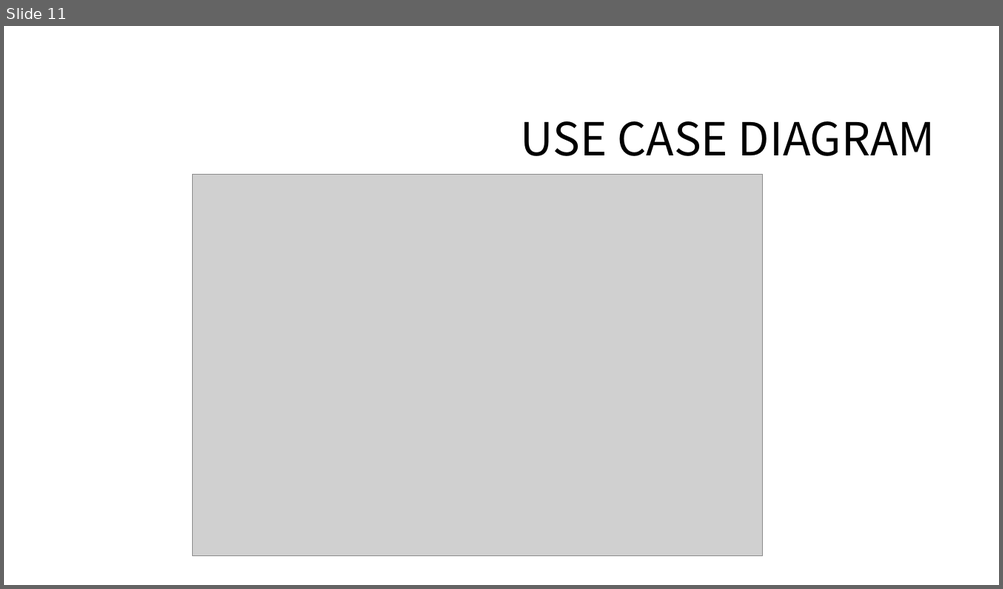
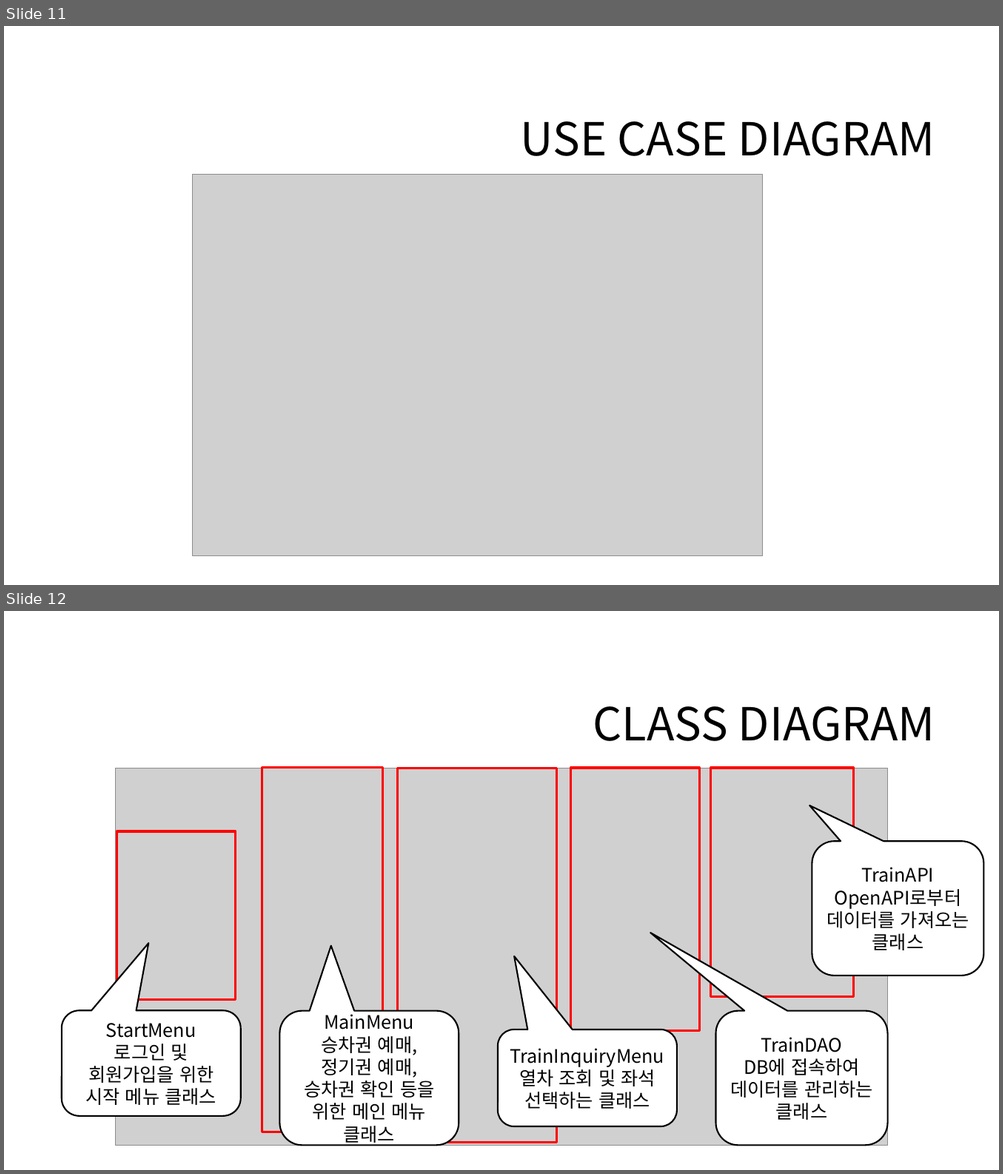
Before and after one commit to eeeeyeot/JAVATrainTicketing, a slide deck: 작업한 내용/기차 예매 프로그램 최종 발표.pptx. Shown one above the other, each under a label of ours: slide 11 before the commit, slides 11 and 12 after it. The pictures are 1003x589 and 1003x1174 pixels, drawn with LibreOffice and Linux fonts; fonts in the diff are those of the drawing; grey boxes stand for pictures; background and template pictures are left out. Boxes give left, top, right and bottom in pixels: in the first picture for what was removed or moved away, otherwise in the second. Text is boxed around its words. In the diff, an @@ line names an element or a change of style, - is before the commit and + after.

```diff
--- a/작업한 내용/기차 예매 프로그램 최종 발표.pptx
+++ b/작업한 내용/기차 예매 프로그램 최종 발표.pptx
@@ slide 12 added at [4,611,999,1170], background #FFFFFF @@
@@ title added at [592,706,935,741], 44 pt, text #000000 @@
+CLASS DIAGRAM
@@ picture added at [115,768,888,1145] @@
@@ rectangle added at [262,768,383,1133], outline #FF0000 2.25 pt @@
@@ rectangle added at [397,768,556,1142], outline #FF0000 2.25 pt @@
@@ rectangle added at [570,768,700,1031], outline #FF0000 2.25 pt @@
@@ rectangle added at [711,768,854,997], outline #FF0000 2.25 pt @@
@@ rectangle added at [116,832,236,999], outline #FF0000 2.25 pt @@
@@ rounded speech box added at [812,842,984,976], fill #FFFFFF, outline #000000 1.5 pt, 18 pt, text #000000 @@
+TrainAPI
+OpenAPI로부터 데이터를 가져오는 클래스
@@ rounded speech box added at [62,1011,241,1116], fill #FFFFFF, outline #000000 1.5 pt, 18 pt, text #000000 @@
+StartMenu
+로그인 및 회원가입을 위한 시작 메뉴 클래스
@@ rounded speech box added at [279,1011,458,1145], fill #FFFFFF, outline #000000 1.5 pt, 18 pt, text #000000 @@
+MainMenu
+승차권 예매, 정기권 예매, 승차권 확인 등을 위한 메인 메뉴
+클래스
@@ rounded speech box added at [498,1030,677,1127], fill #FFFFFF, outline #000000 1.5 pt, 18 pt, text #000000 @@
+TrainInquiryMenu
+열차 조회 및 좌석 선택하는 클래스
@@ rounded speech box added at [716,1011,888,1145], fill #FFFFFF, outline #000000 1.5 pt, 18 pt, text #000000 @@
+TrainDAO
+DB에 접속하여 데이터를 관리하는 클래스
```
Also in this commit, not shown: 9 slides changed, 11 other slides added, 3 slides removed, 19 other files.
